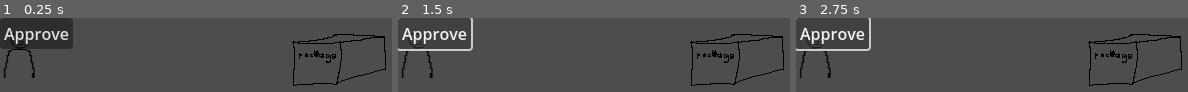
Above: before the commit, frames 1-3 (left to right).
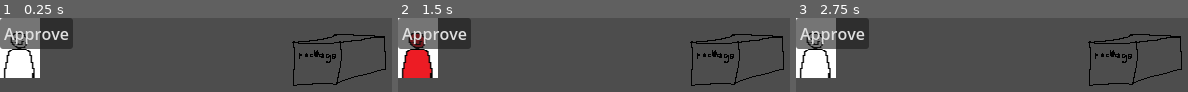
Above: after the commit, the same moments.

Repository: hkattt/blind-box-co
Game: Godot game, scene res://scenes/Main.tscn
Same seed, same stepped clock (60 frames per second), same inputs: the game is played once before the commit and once after it.
Inputs:
- Up to frame 1 (0.25 s): no input
- Up to frame 2 (1.5 s): click "Approve" at 0.5 s; click "Approve" at 1.25 s
- Up to frame 3 (2.75 s): click "Approve" at 2 s

The runs differ from the first frame. In frame 1, 7.3% of the frame differs, in the area x 0-11%, y 0-82%; in frame 2, 7.8%, in the area x 0-20%, y 0-82%; in frame 3, 7.6%.

Commit message:
Added day support. Created GameManager and DayManager

Diff:
--- /dev/null
+++ b/src/data/days/day.tres
@@ -0,0 +1,11 @@
+[gd_resource type="Resource" script_class="DayData" load_steps=5 format=3 uid="uid://bpq7e50dyx0vd"]
+
+[ext_resource type="Script" uid="uid://6kbdvw4yxbnb" path="res://resources/InterrogationData.gd" id="1_1kygk"]
+[ext_resource type="Resource" uid="uid://cpnc5fe0lxyq4" path="res://data/days/interrogations/temp2.tres" id="2_tf818"]
+[ext_resource type="Resource" uid="uid://80dpgfvfgapt" path="res://data/days/interrogations/temp.tres" id="3_s51ys"]
+[ext_resource type="Script" uid="uid://cf8yjujibee5i" path="res://resources/DayData.gd" id="4_nijca"]
+
+[resource]
+script = ExtResource("4_nijca")
+interrogations = Array[ExtResource("1_1kygk")]([ExtResource("2_tf818"), ExtResource("3_s51ys")])
+metadata/_custom_type_script = "uid://cf8yjujibee5i"
--- /dev/null
+++ b/src/data/days/day2.tres
@@ -0,0 +1,11 @@
+[gd_resource type="Resource" script_class="DayData" load_steps=5 format=3 uid="uid://b5cqoxu70l8c1"]
+
+[ext_resource type="Script" uid="uid://6kbdvw4yxbnb" path="res://resources/InterrogationData.gd" id="1_v0k7f"]
+[ext_resource type="Resource" uid="uid://80dpgfvfgapt" path="res://data/days/interrogations/temp.tres" id="2_1m1on"]
+[ext_resource type="Resource" uid="uid://cpnc5fe0lxyq4" path="res://data/days/interrogations/temp2.tres" id="3_igsua"]
+[ext_resource type="Script" uid="uid://cf8yjujibee5i" path="res://resources/DayData.gd" id="4_my8nn"]
+
+[resource]
+script = ExtResource("4_my8nn")
+interrogations = Array[ExtResource("1_v0k7f")]([ExtResource("2_1m1on"), ExtResource("3_igsua")])
+metadata/_custom_type_script = "uid://cf8yjujibee5i"
--- /dev/null
+++ b/src/data/days/interrogations/characters/temp2.tres
@@ -0,0 +1,10 @@
+[gd_resource type="Resource" script_class="CharacterData" load_steps=3 format=3 uid="uid://dinnbtgs3phrk"]
+
+[ext_resource type="Texture2D" uid="uid://c5525pk5uo5ej" path="res://assets/characters/temp_character2.png" id="1_h7pm6"]
+[ext_resource type="Script" uid="uid://b11bqs0e38js3" path="res://resources/CharacterData.gd" id="1_hbu5o"]
+
+[resource]
+script = ExtResource("1_hbu5o")
+name = ""
+portrait = ExtResource("1_h7pm6")
+metadata/_custom_type_script = "uid://b11bqs0e38js3"
--- /dev/null
+++ b/src/data/days/interrogations/temp.tres
@@ -0,0 +1,11 @@
+[gd_resource type="Resource" script_class="InterrogationData" load_steps=4 format=3 uid="uid://80dpgfvfgapt"]
+
+[ext_resource type="Resource" uid="uid://ctbvnt6iwyehn" path="res://data/days/interrogations/characters/temp.tres" id="1_eagl6"]
+[ext_resource type="Script" uid="uid://6kbdvw4yxbnb" path="res://resources/InterrogationData.gd" id="1_mqe8h"]
+[ext_resource type="Resource" uid="uid://3trolyib2lgs" path="res://data/days/interrogations/packages/temp.tres" id="2_bev3g"]
+
+[resource]
+script = ExtResource("1_mqe8h")
+character = ExtResource("1_eagl6")
+package = ExtResource("2_bev3g")
+metadata/_custom_type_script = "uid://6kbdvw4yxbnb"
--- /dev/null
+++ b/src/data/days/interrogations/temp2.tres
@@ -0,0 +1,11 @@
+[gd_resource type="Resource" script_class="InterrogationData" load_steps=4 format=3 uid="uid://cpnc5fe0lxyq4"]
+
+[ext_resource type="Script" uid="uid://6kbdvw4yxbnb" path="res://resources/InterrogationData.gd" id="1_gykmi"]
+[ext_resource type="Resource" uid="uid://dinnbtgs3phrk" path="res://data/days/interrogations/characters/temp2.tres" id="1_hvn60"]
+[ext_resource type="Resource" uid="uid://3trolyib2lgs" path="res://data/days/interrogations/packages/temp.tres" id="2_domis"]
+
+[resource]
+script = ExtResource("1_gykmi")
+character = ExtResource("1_hvn60")
+package = ExtResource("2_domis")
+metadata/_custom_type_script = "uid://6kbdvw4yxbnb"
--- /dev/null
+++ b/src/data/game_data.tres
@@ -0,0 +1,11 @@
+[gd_resource type="Resource" script_class="GameData" load_steps=5 format=3 uid="uid://cvwmyvkss4vfi"]
+
+[ext_resource type="Script" uid="uid://cf8yjujibee5i" path="res://resources/DayData.gd" id="1_r34r7"]
+[ext_resource type="Resource" uid="uid://bpq7e50dyx0vd" path="res://data/days/day.tres" id="2_vllua"]
+[ext_resource type="Resource" uid="uid://b5cqoxu70l8c1" path="res://data/days/day2.tres" id="3_7fe16"]
+[ext_resource type="Script" uid="uid://po8htodqto00" path="res://resources/GameData.gd" id="4_yqv0c"]
+
+[resource]
+script = ExtResource("4_yqv0c")
+days = Array[ExtResource("1_r34r7")]([ExtResource("2_vllua"), ExtResource("3_7fe16")])
+metadata/_custom_type_script = "uid://po8htodqto00"
--- a/src/project.godot
+++ b/src/project.godot
@@ -17,7 +17,8 @@
 
 [autoload]
 
-InterrogationManager="*res://scripts/managers/InterrogationManager.gd"
+DayManager="*res://scripts/managers/DayManager.gd"
+GameManager="*res://scripts/managers/GameManager.gd"
 
 [display]
 
--- /dev/null
+++ b/src/resources/DayData.gd
@@ -0,0 +1,3 @@
+class_name DayData extends Resource
+
+@export var interrogations: Array[InterrogationData]
--- /dev/null
+++ b/src/resources/GameData.gd
@@ -0,0 +1,3 @@
+class_name GameData extends Resource
+
+@export var days: Array[DayData]
--- /dev/null
+++ b/src/resources/InterrogationData.gd
@@ -0,0 +1,4 @@
+class_name InterrogationData extends Resource
+
+@export var character: CharacterData
+@export var package: PackageData
--- a/src/scripts/Interrogation.gd
+++ b/src/scripts/Interrogation.gd
@@ -18,4 +18,5 @@
 	package.load_package(package_data)
 
 func _on_approve_button_pressed() -> void:
+	print('Interrogation: Interrogation complete')
 	interrogation_complete.emit()
--- a/src/scripts/Main.gd
+++ b/src/scripts/Main.gd
@@ -1,7 +1,4 @@
 extends Node2D
 
-var character: CharacterData = preload("res://data/characters/temp.tres")
-var package: PackageData     = preload("res://data/packages/temp.tres")
-
 func _ready() -> void:
-	InterrogationManager.start_interrogation(character, package)
+	GameManager.start_game()
--- /dev/null
+++ b/src/scripts/managers/DayManager.gd
@@ -0,0 +1,34 @@
+extends Node
+
+signal day_complete
+
+var interrogation_scene: PackedScene = preload("res://scenes/Interrogation.tscn")
+
+var current_interrogation: Node2D = null
+var interrogation_queue: Array[InterrogationData] = []
+
+func start_day(day_data: DayData) -> void:
+	interrogation_queue = day_data.interrogations.duplicate()
+	process_next_interrogation()
+
+func process_next_interrogation() -> void:
+	# Free the current interrogation, if it exists
+	if current_interrogation:
+		current_interrogation.queue_free()
+		current_interrogation = null
+
+	if interrogation_queue.is_empty():
+		day_complete.emit()
+		print('DayManager: All interrogations complete')
+		return
+
+	var interrogation_data = interrogation_queue.pop_front()
+	# Create a new interrogation instance
+	current_interrogation = interrogation_scene.instantiate()
+	get_tree().current_scene.add_child(current_interrogation)
+	# Populate with the interrogation data
+	current_interrogation.setup(interrogation_data.character, interrogation_data.package)
+	current_interrogation.interrogation_complete.connect(_on_interrogation_complete, CONNECT_ONE_SHOT)
+
+func _on_interrogation_complete() -> void:
+	process_next_interrogation()
--- /dev/null
+++ b/src/scripts/managers/GameManager.gd
@@ -0,0 +1,21 @@
+extends Node2D
+
+const game_data: GameData = preload("res://data/game_data.tres")
+
+var current_day_index: int = 0
+
+func start_game() -> void:
+	start_next_day()
+
+func start_next_day() -> void:
+	if current_day_index >= game_data.days.size():
+		print("All days complete")
+		return
+
+	var day = game_data.days[current_day_index]
+	DayManager.start_day(day)
+	DayManager.day_complete.connect(_on_day_complete, CONNECT_ONE_SHOT)
+
+func _on_day_complete() -> void:
+	current_day_index += 1
+	start_next_day()
--- a/src/scripts/managers/InterrogationManager.gd
+++ /dev/null
@@ -1,19 +0,0 @@
-extends Node
-
-var interrogation_scene: PackedScene = preload("res://scenes/Interrogation.tscn")
-
-var current_interrogation: Node2D = null
-
-func start_interrogation(character_data: CharacterData, package_data: PackageData):
-	if current_interrogation:
-		current_interrogation.queue_free()
-
-	var interrogation: Node2D = interrogation_scene.instantiate()
-	get_tree().current_scene.add_child(interrogation)
-
-	interrogation.setup(character_data, package_data)
-	interrogation.connect("interrogation_complete", _on_interrogation_complete)
-	current_interrogation = interrogation
-
-func _on_interrogation_complete():
-	print("Interrogation complete handled.")
Binary file changed: src/assets/characters/temp_character.png
Binary file added: src/assets/characters/temp_character2.png
Not shown, added: src/assets/characters/temp_character2.png.import
Renamed: src/data/characters/temp.tres -> src/data/days/interrogations/characters/temp.tres
Renamed: src/data/packages/temp.tres -> src/data/days/interrogations/packages/temp.tres
Not shown, added: src/resources/DayData.gd.uid
Not shown, added: src/resources/GameData.gd.uid
Not shown, added: src/resources/InterrogationData.gd.uid
Not shown: 1 places in src/scenes/Main.tscn that only renumber resources
Not shown, changed: src/scripts/Main.gd.uid
Renamed: src/scripts/managers/InterrogationManager.gd.uid -> src/scripts/managers/DayManager.gd.uid
Not shown, added: src/scripts/managers/GameManager.gd.uid
